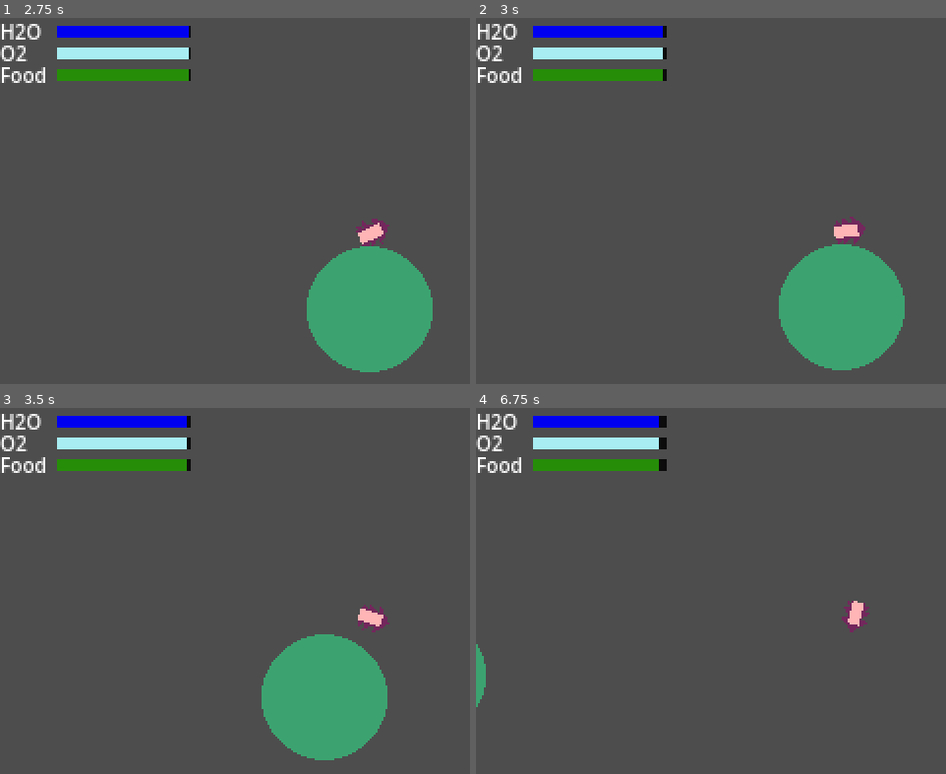
Above: before the commit, frames 1-4 (two rows, left to right).
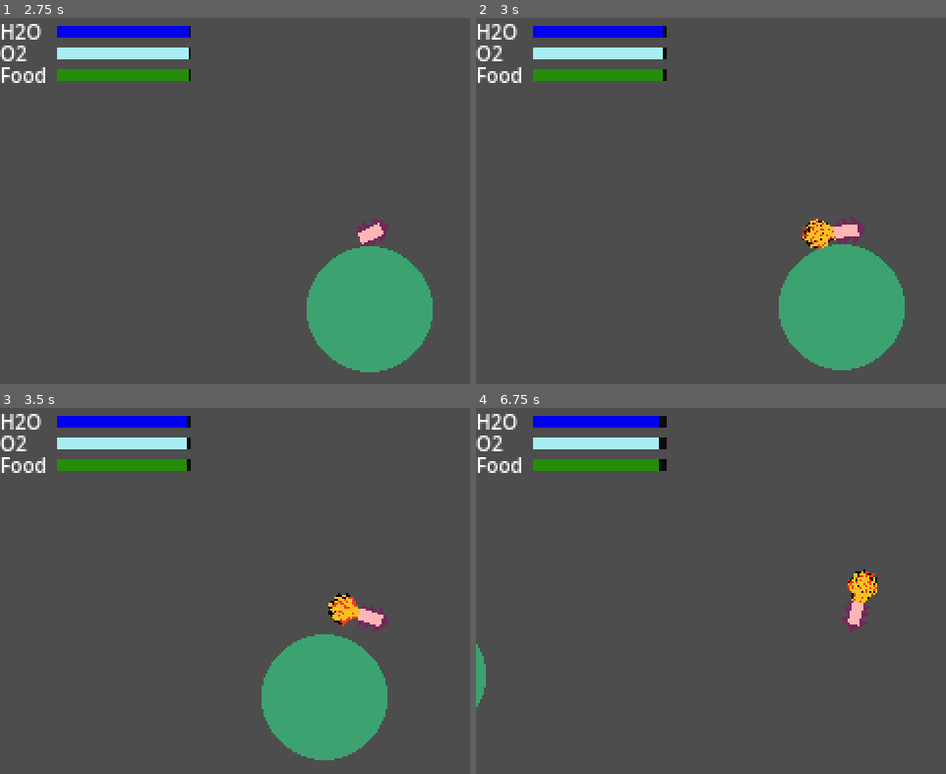
Above: after the commit, the same moments.

Repository: BnLds/MotherEarth
Game: Godot game, scene res://Scenes/Level/Level.tscn
Two runs of this game, one before a commit and one after it. Both use one fixed random seed, a clock stepped at 60 frames per second and the inputs below.
Inputs:
- Up to frame 1 (2.75 s): tap Enter at 0.5 s; hold Right (rotate_right) 0.53-1.28 s; hold Left (rotate_left) 1.28-2.03 s; hold Right (rotate_right) from 2.03 s (still down)
- Up to frame 2 (3 s): release Right (rotate_right) at 2.78 s; hold Up (speed_up) from 2.78 s (still down)
- Up to frame 3 (3.5 s): keep holding Up (speed_up)
- Up to frame 4 (6.75 s): release Up (speed_up) at 3.53 s; hold Left (rotate_left) 3.53-5.78 s; hold Right (rotate_right) 5.78-6.53 s; hold Up (speed_up) from 6.53 s (still down)

Frame 1 is identical in both runs. In frame 2, 0.4% of the frame differs, in the area x 69-77%, y 54-64%; in frame 3, 0.4%; in frame 4, 0.4%, in the area x 79-86%, y 44-54%.

Commit message:
Add boost animation

Diff:
--- a/Scenes/Spaceship/Scripts/spaceship.gd
+++ b/Scenes/Spaceship/Scripts/spaceship.gd
@@ -4,7 +4,12 @@
 @export var torque_value := 50.0
 @export var boost_value := 100.0
 
+@onready var boost_animation = $BoostAnimation
+
 var has_left_planet:= false
+
+func _ready():
+	PlayBoostAnimation(false)
 
 func _physics_process(delta):
 	if Input.is_action_pressed("rotate_left"):
@@ -18,7 +23,18 @@
 
 		var boost_vect = -transform.y * boost_value
 		apply_force(boost_vect)
+		PlayBoostAnimation(true)
+	else:
+		PlayBoostAnimation(false)
 
 func _on_area_2d_area_entered(area):
 	if area is BigPlanet && has_left_planet:
 		sleeping = true
+
+
+func PlayBoostAnimation(should_play):
+	if should_play:
+		boost_animation.show()
+		boost_animation.play()
+	else:
+		boost_animation.hide()
--- a/Scenes/Spaceship/spaceship.tscn
+++ b/Scenes/Spaceship/spaceship.tscn
@@ -1,10 +1,47 @@
-[gd_scene load_steps=4 format=3 uid="uid://yd3o5c1m7g0e"]
+[gd_scene load_steps=10 format=3 uid="uid://yd3o5c1m7g0e"]
 
 [ext_resource type="Texture2D" uid="uid://ch1xtwv0c14mb" path="res://Scenes/Spaceship/Sprites/Fusée.png" id="1_h1jwr"]
 [ext_resource type="Script" path="res://Scenes/Spaceship/Scripts/spaceship.gd" id="1_rej84"]
+[ext_resource type="Texture2D" uid="uid://bln8ukbrplk45" path="res://Scenes/Spaceship/Sprites/BoostFire.png" id="3_ky1yq"]
 
 [sub_resource type="RectangleShape2D" id="RectangleShape2D_86gcg"]
 size = Vector2(5.75, 12)
+
+[sub_resource type="AtlasTexture" id="AtlasTexture_6hf25"]
+atlas = ExtResource("3_ky1yq")
+region = Rect2(0, 0, 16, 16)
+
+[sub_resource type="AtlasTexture" id="AtlasTexture_o1y6r"]
+atlas = ExtResource("3_ky1yq")
+region = Rect2(16, 0, 16, 16)
+
+[sub_resource type="AtlasTexture" id="AtlasTexture_oco06"]
+atlas = ExtResource("3_ky1yq")
+region = Rect2(32, 0, 16, 16)
+
+[sub_resource type="AtlasTexture" id="AtlasTexture_qlax1"]
+atlas = ExtResource("3_ky1yq")
+region = Rect2(48, 0, 16, 16)
+
+[sub_resource type="SpriteFrames" id="SpriteFrames_v6s1j"]
+animations = [{
+"frames": [{
+"duration": 1.0,
+"texture": SubResource("AtlasTexture_6hf25")
+}, {
+"duration": 1.0,
+"texture": SubResource("AtlasTexture_o1y6r")
+}, {
+"duration": 1.0,
+"texture": SubResource("AtlasTexture_oco06")
+}, {
+"duration": 1.0,
+"texture": SubResource("AtlasTexture_qlax1")
+}],
+"loop": true,
+"name": &"default",
+"speed": 10.0
+}]
 
 [node name="Spaceship" type="RigidBody2D"]
 collision_mask = 2
@@ -26,4 +63,10 @@
 position = Vector2(0, 4)
 shape = SubResource("RectangleShape2D_86gcg")
 
+[node name="BoostAnimation" type="AnimatedSprite2D" parent="."]
+position = Vector2(0, 18)
+sprite_frames = SubResource("SpriteFrames_v6s1j")
+frame = 3
+frame_progress = 0.723369
+
 [connection signal="area_entered" from="Area2D" to="." method="_on_area_2d_area_entered"]
Binary file added: Scenes/Spaceship/Sprites/BoostFire.png
Not shown, added: Scenes/Spaceship/Sprites/BoostFire.png.import
